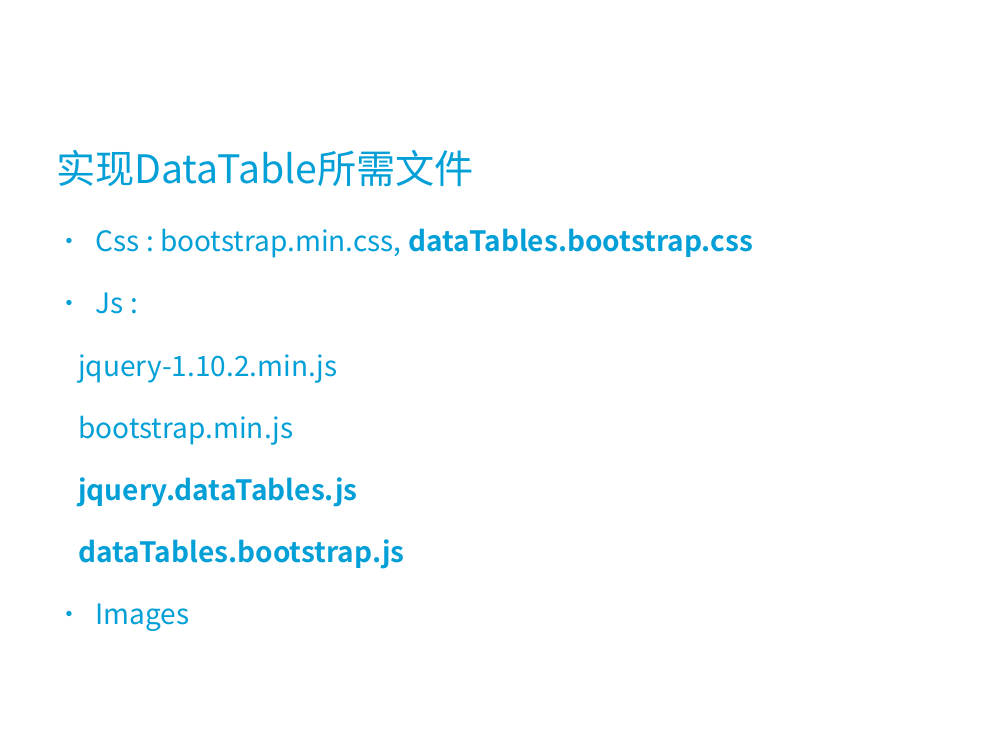
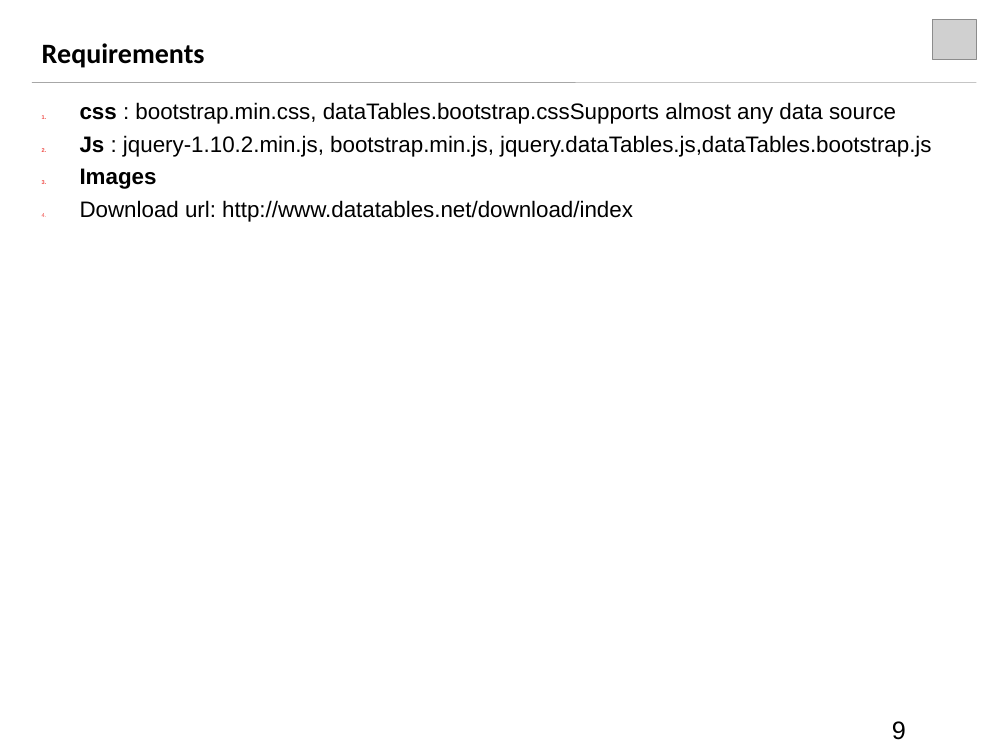
Before and after one commit to roostinghawk/datatables-demo, a slide deck: slide 9 of doc/ppt/DataTables_Introductioin.ppt (slide 2 before the commit). Drawn at 1008x756 pixels with LibreOffice and Linux fonts; fonts in the diff are those of the drawing; grey boxes stand for pictures; background and template pictures are left out. Boxes give left, top, right and bottom in pixels: in the first picture for what was removed or moved away, otherwise in the second. Text is boxed around its words. In the diff, an @@ line names an element or a change of style, - is before the commit and + after.

```diff
--- a/doc/ppt/DataTables_Introductioin.ppt
+++ b/doc/ppt/DataTables_Introductioin.ppt
@@ picture added at [932, 20, 976, 59] @@
@@ title added at [42, 43, 205, 68], 20 pt, text #000000, bold @@
+Requirements
@@ line added from (32, 83) to (977, 83), #A7A7A7 0.51 pt @@
@@ text "css : bootstrap.min.css, dataTables.bootstrap.cssSupports al ...": place and size @@
-text "css : bootstrap.min.css, dataTables.bootstrap.cssSupports al ..." at [78, 228, 753, 631]
+text "css : bootstrap.min.css, dataTables.bootstrap.cssSupports al ..." at [80, 102, 932, 222]
@@ text at [80, 102, 932, 157]: text changed; size 20 to 16 pt; font Noto Sans CJK SC to Arial; text colour #039FD7 to #000000; bold off @@
-• Css : bootstrap.min.css, dataTables.bootstrap.css
-• Js :
-jquery-1.10.2.min.js
-bootstrap.min.js
-jquery.dataTables.js
-dataTables.bootstrap.js
+1. css : bootstrap.min.css, dataTables.bootstrap.cssSupports almost any data source
+2. Js : jquery-1.10.2.min.js, bootstrap.min.js, jquery.dataTables.js,dataTables.bootstrap.js
@@ title removed at [56, 150, 473, 186] @@
-实现DataTable所需文件
@@ text at [80, 168, 157, 189]: size 20 to 16 pt, font Noto Sans CJK SC to Arial, text colour #039FD7 to #000000, bold on in "Images"; alignment justified to left; bullet • to 1.; line spacing 1.1 to 1; less space between paragraphs; bullet colour #039FD7 to #EF4B46 @@
@@ text at [80, 200, 633, 222]: paragraph added @@
+4. Download url: http://www.datatables.net/download/index
@@ page number added at [892, 721, 906, 740], 18 pt, text #000000 @@
+9
```
Also in this commit, not shown: 1 other slide changed, 18 slides added, 7 slides removed.
